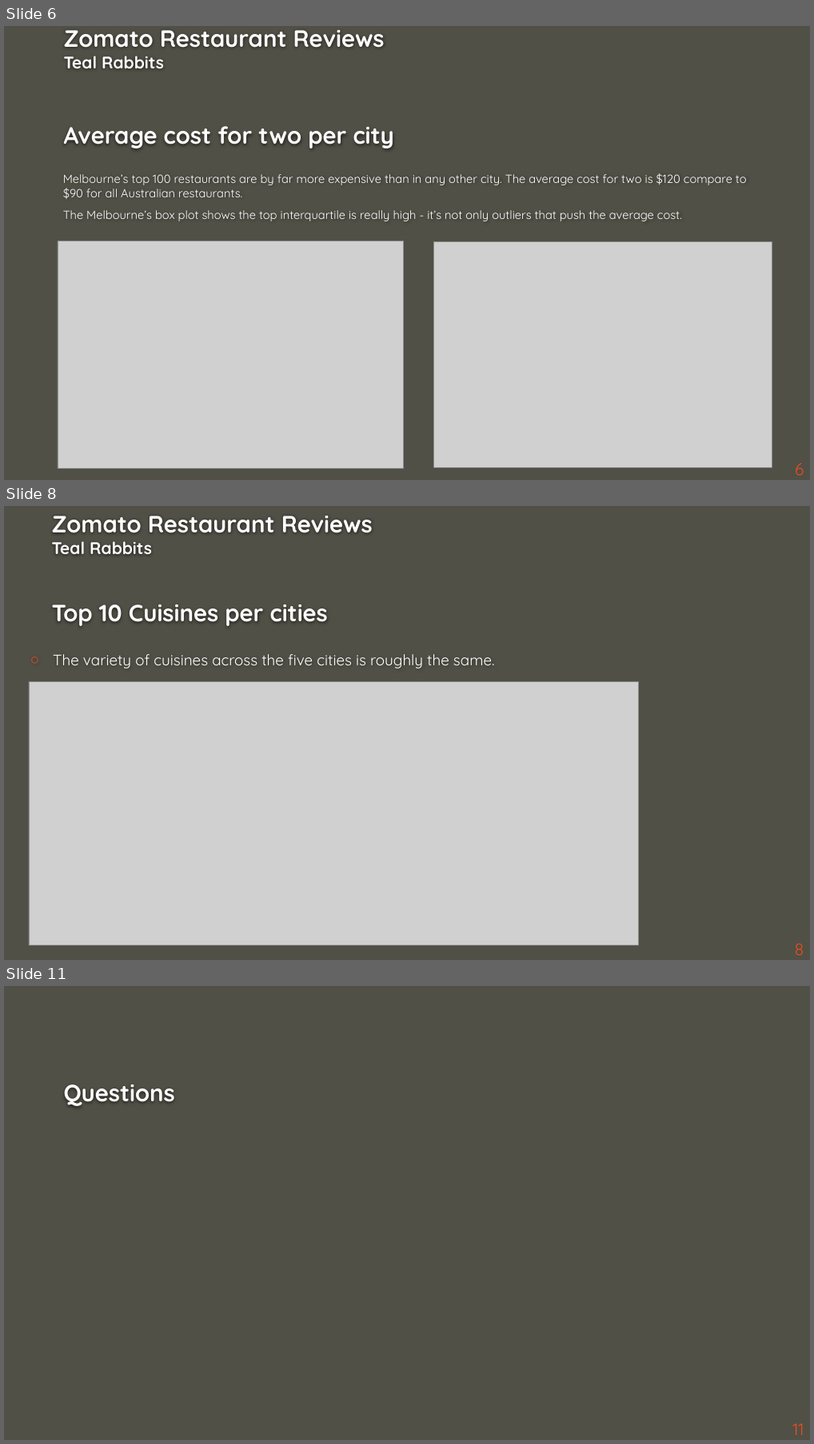
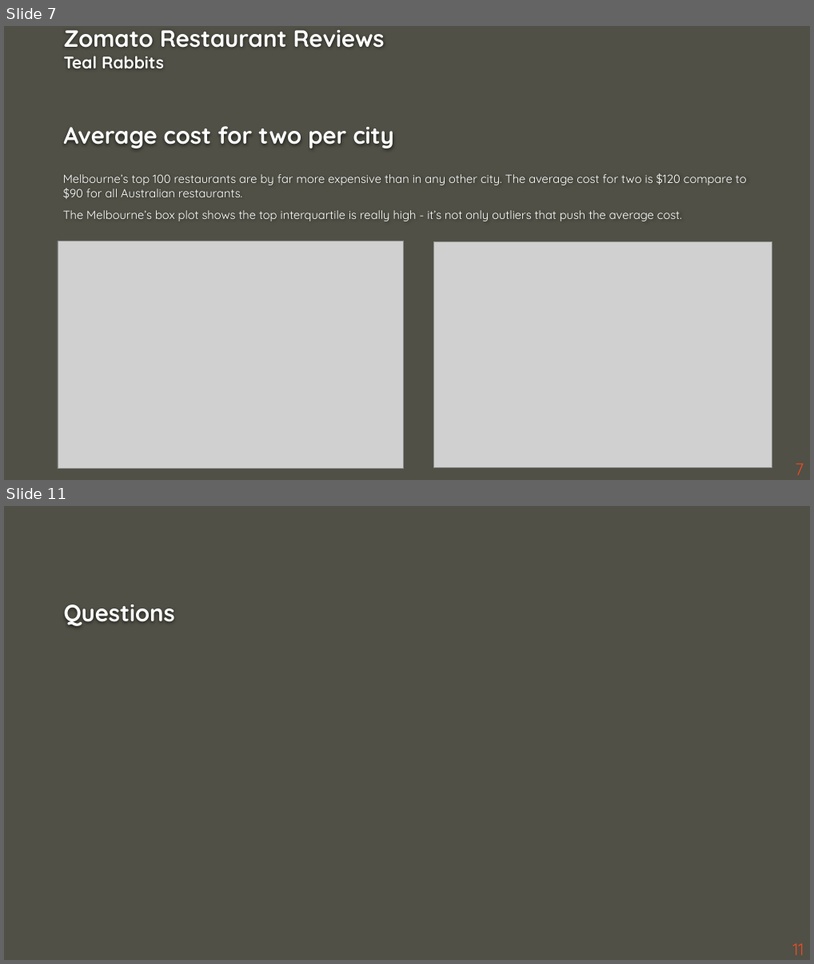
Before and after one commit to ashdrayton/Zomato-Restaurants-Reviews, a slide deck: Babette/Zomato_Presentation _BB.pptx. Shown one above the other, each under a label of ours: slides 6, 8 and 11 before the commit, slides 7 and 11 after it; the slides between them are not shown. The pictures are 814x1444 and 814x964 pixels, drawn with LibreOffice and Linux fonts; fonts in the diff are those of the drawing; grey boxes stand for pictures; background and template pictures are left out. Boxes give left, top, right and bottom in pixels: in the first picture for what was removed or moved away, otherwise in the second. Text is boxed around its words. In the diff, an @@ line names an element or a change of style, - is before the commit and + after.

```diff
--- a/Babette/Zomato_Presentation _BB.pptx
+++ b/Babette/Zomato_Presentation _BB.pptx
@@ slide 8 removed at (x1=4, y1=506, x2=810, y2=960), background #505046 @@
@@ title removed at (x1=52, y1=516, x2=373, y2=626) @@
-Zomato Restaurant Reviews
-Teal Rabbits
-Top 10 Cuisines per cities
@@ text removed at (x1=53, y1=654, x2=495, y2=668) @@
-○ The variety of cuisines across the five cities is roughly the same.
@@ picture removed at (x1=29, y1=681, x2=638, y2=945) @@
@@ page number removed at (x1=795, y1=943, x2=805, y2=955) @@
-8
@@ what was slide 6 is now slide 7 @@
@@ page number at (x1=795, y1=463, x2=804, y2=475): text changed @@
-6
+7
```
Also in this commit, not shown: 5 slides changed, 1 slide added, 1 other file.
